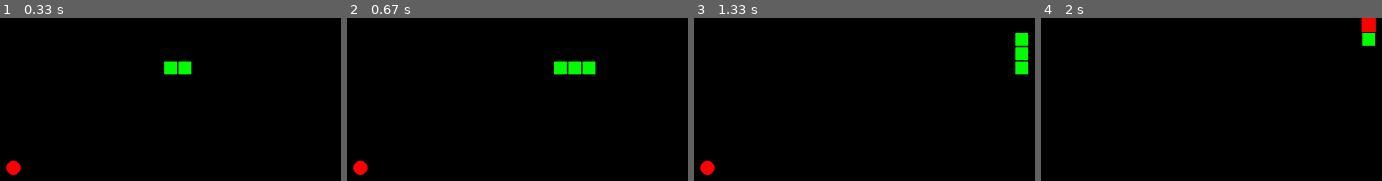
Above: before the commit, frames 1-4 (left to right).
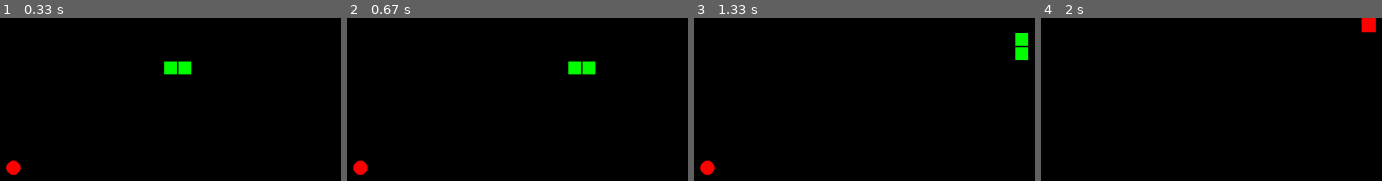
Above: after the commit, the same moments.

Repository: sansy98/sansy_repo
Game: pygame game, started from PythonCode/snekGame/snek.py
Two runs of this game, one before a commit and one after it. Both use one fixed random seed, a clock stepped at 60 frames per second and the inputs below.
Inputs:
- Up to frame 1 (0.33 s): no input
- Up to frame 2 (0.67 s): tap Space at 0.33 s
- Up to frame 3 (1.33 s): hold Up from 1.17 s (still down)
- Up to frame 4 (2 s): release Up at 1.63 s

Frame 1 is identical in both runs. In frame 2, 0.3% of the frame differs, in the area x 60-65%, y 26-35%; in frame 3, 0.3%, in the area x 94-99%, y 26-35%; in frame 4, 0.3%.

Commit message:
Disabled debug purposes

Diff:
--- a/PythonCode/snekGame/snek.py
+++ b/PythonCode/snekGame/snek.py
@@ -135,7 +135,8 @@
     for event in pg.event.get():
         if event.type == KEYDOWN:
             if event.key == K_SPACE:
-                snake.grow();
+                pass;
+                #snake.grow();
         if event.type == QUIT:
             running = False;
 
